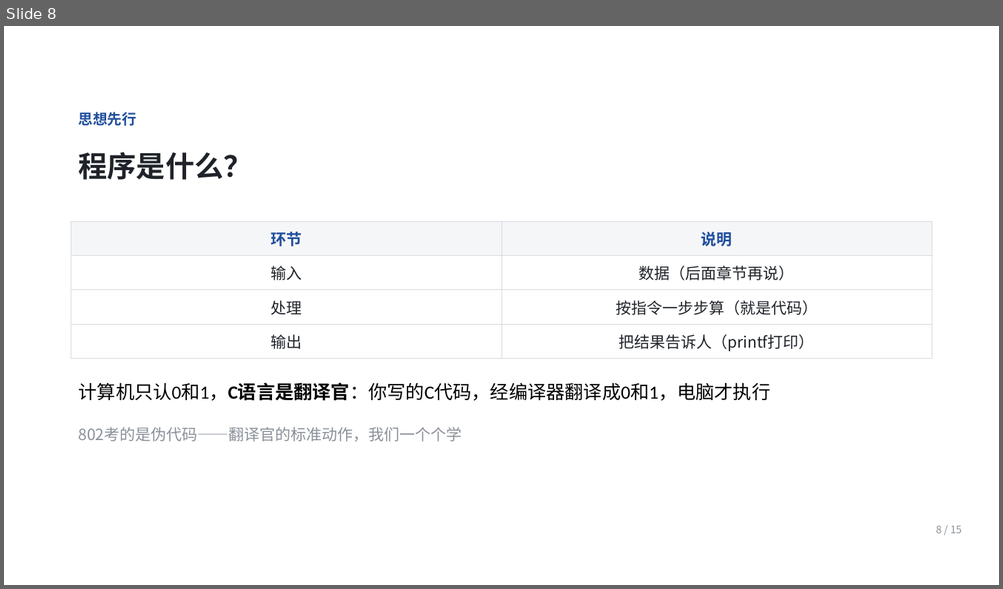
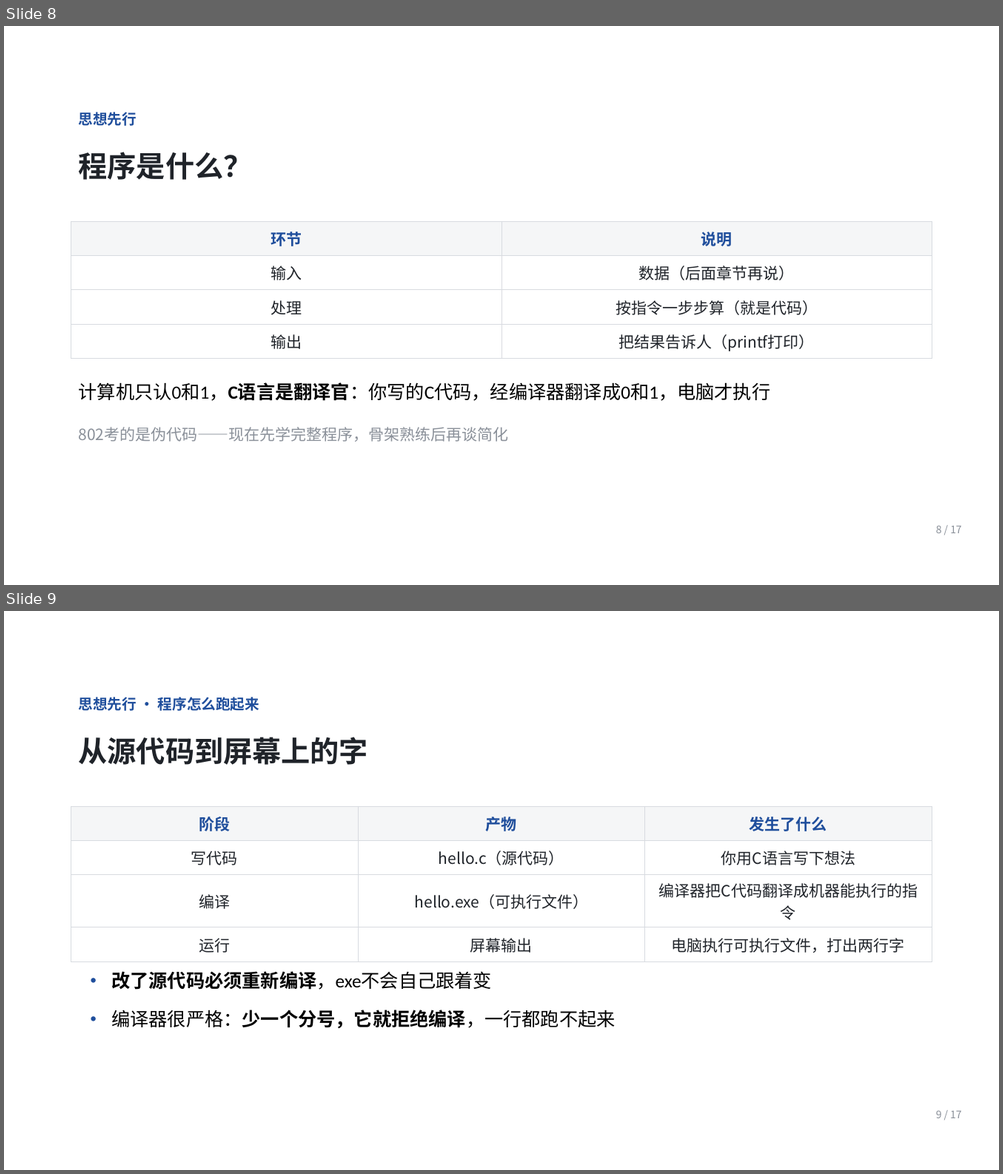
Before and after one commit to Ctrl1CandV/SpecialtyCourses, a slide deck: 课件/C1/C1-A-01/C1-A-01.pptx. Shown one above the other, each under a label of ours: slide 8 before the commit, slides 8 and 9 after it. The pictures are 1003x589 and 1003x1174 pixels, drawn with LibreOffice and Linux fonts; fonts in the diff are those of the drawing; background and template pictures are left out. Boxes give left, top, right and bottom in pixels: in the first picture for what was removed or moved away, otherwise in the second. Text is boxed around its words. In the diff, an @@ line names an element or a change of style, - is before the commit and + after.

Commit message:
08.20 完成C1-A阶段任务，修改和优化课程设计

```diff
--- a/课件/C1/C1-A-01/C1-A-01.pptx
+++ b/课件/C1/C1-A-01/C1-A-01.pptx
@@ slide 9 added at (4, 611, 999, 1170), background picture (left out) @@
@@ text added at (79, 697, 259, 711), 14 pt, text #1F4E9C, bold @@
+思想先行 · 程序怎么跑起来
@@ text added at (79, 737, 369, 765), 28 pt, text #1F2329, bold @@
+从源代码到屏幕上的字
@@ table added at (71, 806, 930, 956), 4 rows, 3 columns @@
+阶段 | 产物 | 发生了什么
+写代码 | hello.c（源代码） | 你用C语言写下想法
+编译 | hello.exe（可执行文件） | 编译器把C代码翻译成机器能执行的指令
+运行 | 屏幕输出 | 电脑执行可执行文件，打出两行字
@@ text added at (111, 971, 492, 990), 18 pt, text #000000, bold @@
+• 改了源代码必须重新编译，exe不会自己跟着变
@@ text added at (111, 1010, 614, 1029), 18 pt, text #000000 @@
+• 编译器很严格：少一个分号，它就拒绝编译，一行都跑不起来
@@ text added at (936, 1111, 962, 1119), 10 pt, text #8A9099 @@
+9 / 17
@@ slide 8 changed as well @@
@@ text at (79, 427, 509, 442): text changed @@
-802考的是伪代码——翻译官的标准动作，我们一个个学
+802考的是伪代码——现在先学完整程序，骨架熟练后再谈简化
@@ text at (936, 526, 962, 534): text changed @@
-8 / 15
+8 / 17
```
Also in this commit, not shown: 13 other slides changed, 2 other slides added, 1 slide removed, 35 other files.
